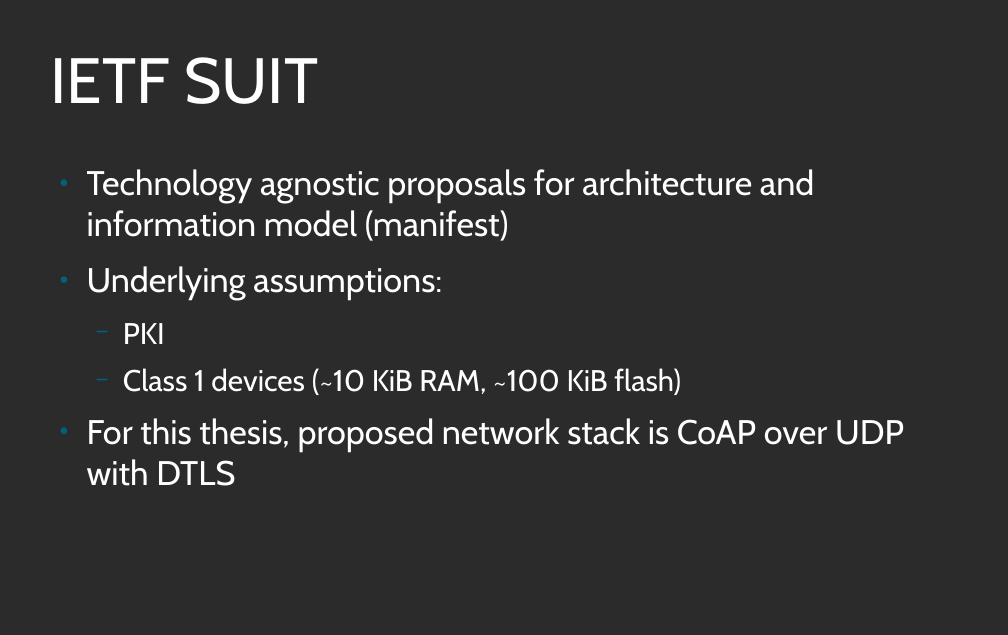
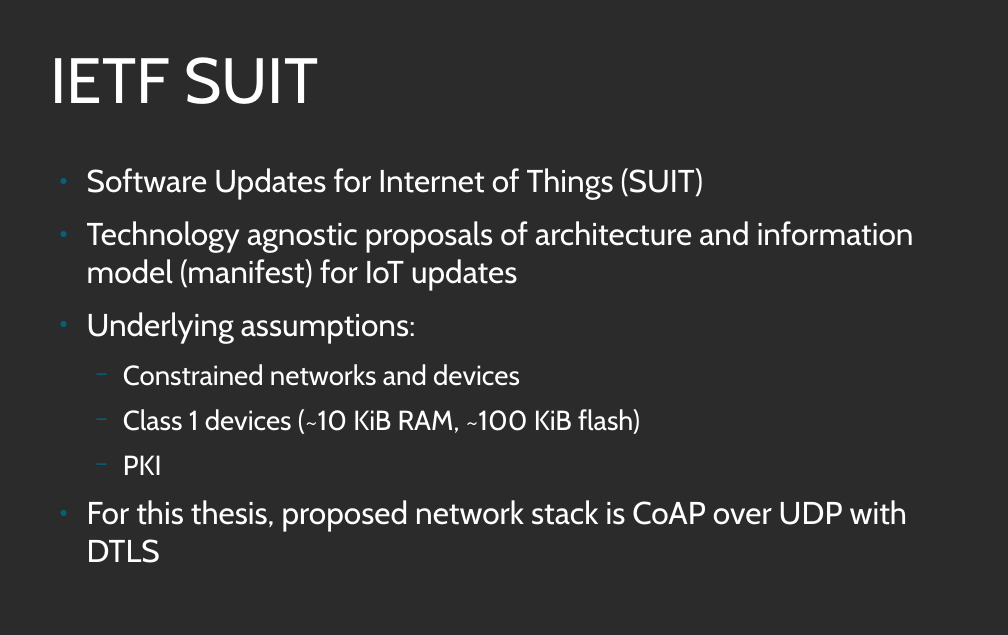
Before and after one commit to SimonCarlson/thesis, a slide deck: slide 2 of presentations/suit-presentation.odp. Drawn at 1008x635 pixels with LibreOffice and Linux fonts; fonts in the diff are those of the drawing; background and template pictures are left out; a plain dark background stands for a picture behind light text. Boxes give left, top, right and bottom in pixels: in the first picture for what was removed or moved away, otherwise in the second. Text is boxed around its words. In the diff, an @@ line names an element or a change of style, - is before the commit and + after.

```diff
--- a/presentations/suit-presentation.odp
+++ b/presentations/suit-presentation.odp
@@ text at bbox=[87, 168, 914, 290]: text changed; size 32 to 29.6 pt @@
-● Technology agnostic proposals for architecture and information model (manifest)
+● Software Updates for Internet of Things (SUIT)
+● Technology agnostic proposals of architecture and information model (manifest) for IoT updates
@@ text at bbox=[87, 312, 907, 563]: size 32 to 29.6 pt in "Underlying assumptions:", "For this thesis, proposed network stack is ..."; size 28 to 25.9 pt in "PKI" @@
@@ text at bbox=[123, 364, 640, 434]: paragraphs added @@
+  − Constrained networks and devices
+  − Class 1 devices (~10 KiB RAM, ~100 KiB flash)
@@ text at bbox=[123, 368, 681, 395]: paragraph removed @@
-  − Class 1 devices (~10 KiB RAM, ~100 KiB flash)
```
Also in this commit, not shown: 1 slide added.
